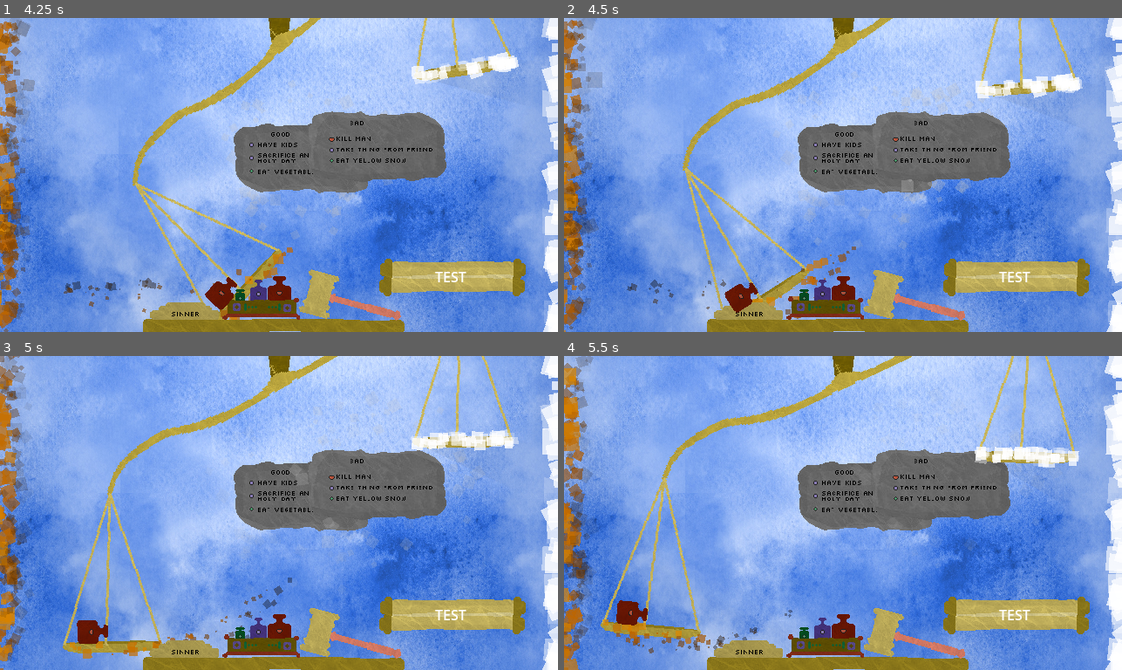
Above: before the commit, frames 1-4 (two rows, left to right).
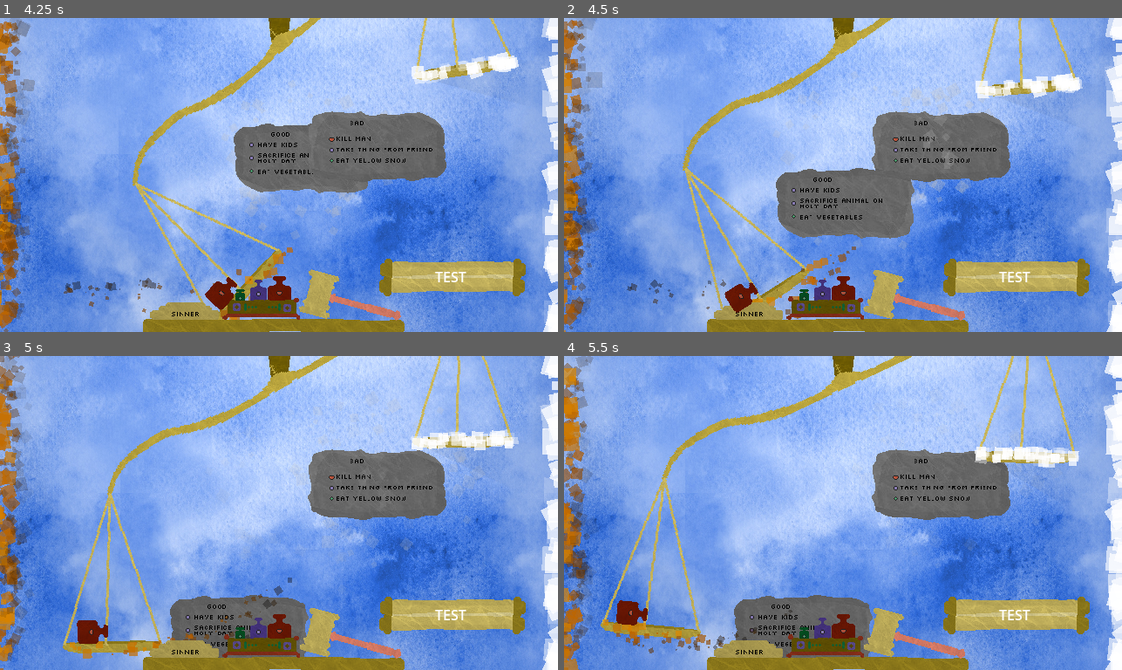
Above: after the commit, the same moments.

Repository: NicEastvillage/GMTKGameJam2024
Game: Godot game, scene res://scenes/main.tscn
Same seed, same stepped clock (60 frames per second), same inputs: the game is played once before the commit and once after it.
Inputs (mouse positions are in pixels of both pictures, inside the frame that each line leads up to):
- Up to frame 1 (4.25 s): drag from (279, 291) to (334, 105) at 0.52 s; drag from (256, 291) to (251, 237) at 1.27 s; move the mouse to (239, 291) at 2.02 s; click (239, 291) at 2.17 s; drag from (396, 316) to (256, 291) at 2.77 s; drag from (94, 278) to (239, 291) at 3.52 s
- Up to frame 2 (4.5 s): drag from (865, 156) to (803, 291) at 4.27 s
- Up to frame 3 (5 s): no input
- Up to frame 4 (5.5 s): move the mouse to (943, 484) at 5.02 s; click (943, 484) at 5.17 s

Frame 1 is identical in both runs. In frame 2, 5.8% of the frame differs, in the area x 37-71%, y 32-71%; in frame 3, 6.0%; in frame 4, 6.1%, in the area x 30-66%, y 33-97%.
Error before the commit: Parse Error: Class "Draggable" hides a global script class. (res://scripts/draggable.gd:2)
Error after the commit: Invalid operands 'int' and 'Nil' in operator '-'. (res://scripts/scroll.gd:44)

Commit message:
remove draggable class from scroll

Diff:
--- a/scripts/scroll.gd
+++ b/scripts/scroll.gd
@@ -1,5 +1,5 @@
 extends CharacterBody2D
-class_name Draggable
+
 
 @export var can_be_weighed: bool = false
 @export var weight: int = 1
